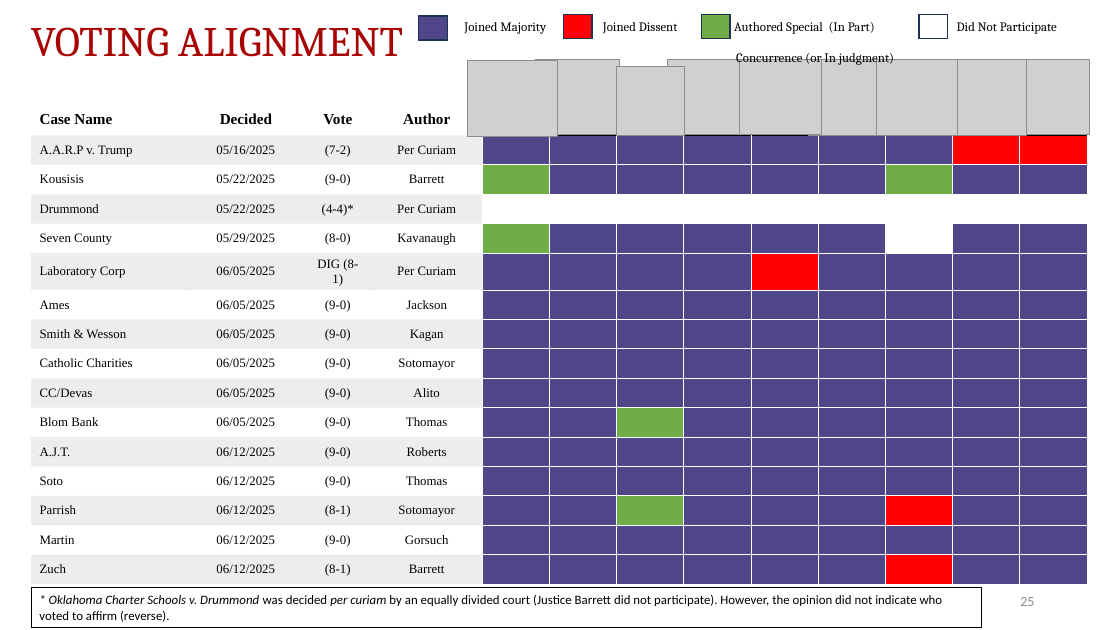
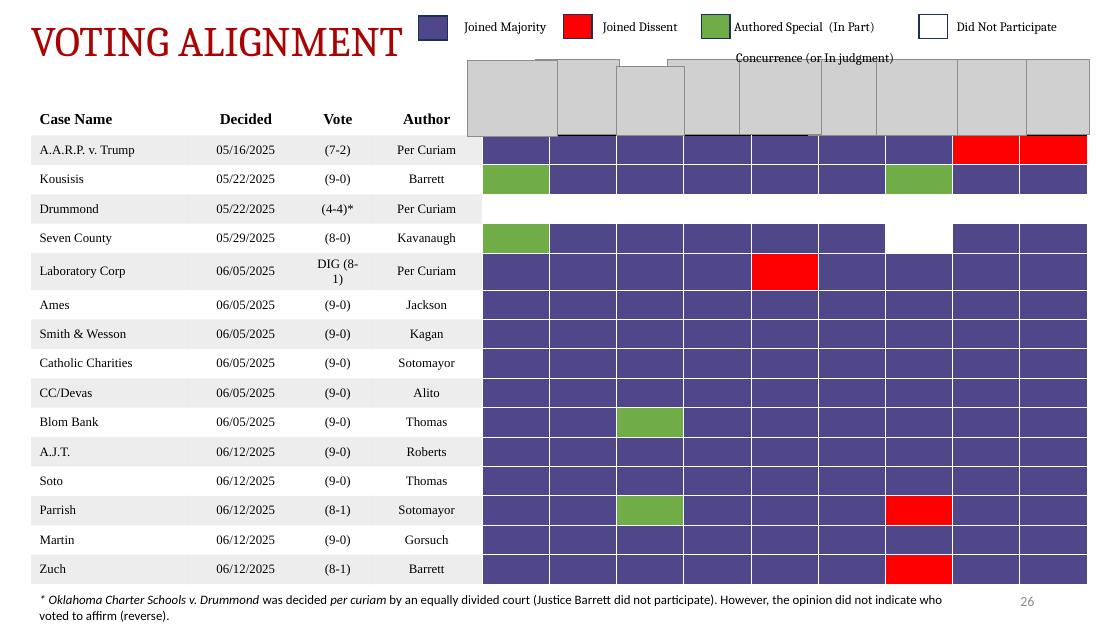
Before and after one commit to JakeTruscott/scotuswatch, a slide deck: slide 26 of Stat Reviews/OT24_StatReview/compilation/SCOTUSBlog/statpack_OT24.pptx (slide 25 before the commit). Drawn at 1120x630 pixels with LibreOffice and Linux fonts; fonts in the diff are those of the drawing; grey boxes stand for pictures. Boxes give left, top, right and bottom in pixels: in the first picture for what was removed or moved away, otherwise in the second. Text is boxed around its words. In the diff, an @@ line names an element or a change of style, - is before the commit and + after.

```diff
--- a/Stat Reviews/OT24_StatReview/compilation/SCOTUSBlog/statpack_OT24.pptx
+++ b/Stat Reviews/OT24_StatReview/compilation/SCOTUSBlog/statpack_OT24.pptx
@@ table at (31, 103, 1087, 580) @@
-row 2, column 1: A.A.R.P v. Trump
+row 2, column 1: A.A.R.P. v. Trump
@@ text "* Oklahoma Charter Schools v. ...": place and size @@
-text "* Oklahoma Charter Schools v. ..." at (31, 588, 982, 628)
+text "* Oklahoma Charter Schools v. ..." at (39, 594, 943, 622)
@@ text "* Oklahoma Charter Schools v. ..." at (39, 594, 943, 622): outline #000000 0.75 pt to none @@
```
Also in this commit, not shown: 10 other slides changed, 2 slides added, 1 slide removed, 35 other files.
